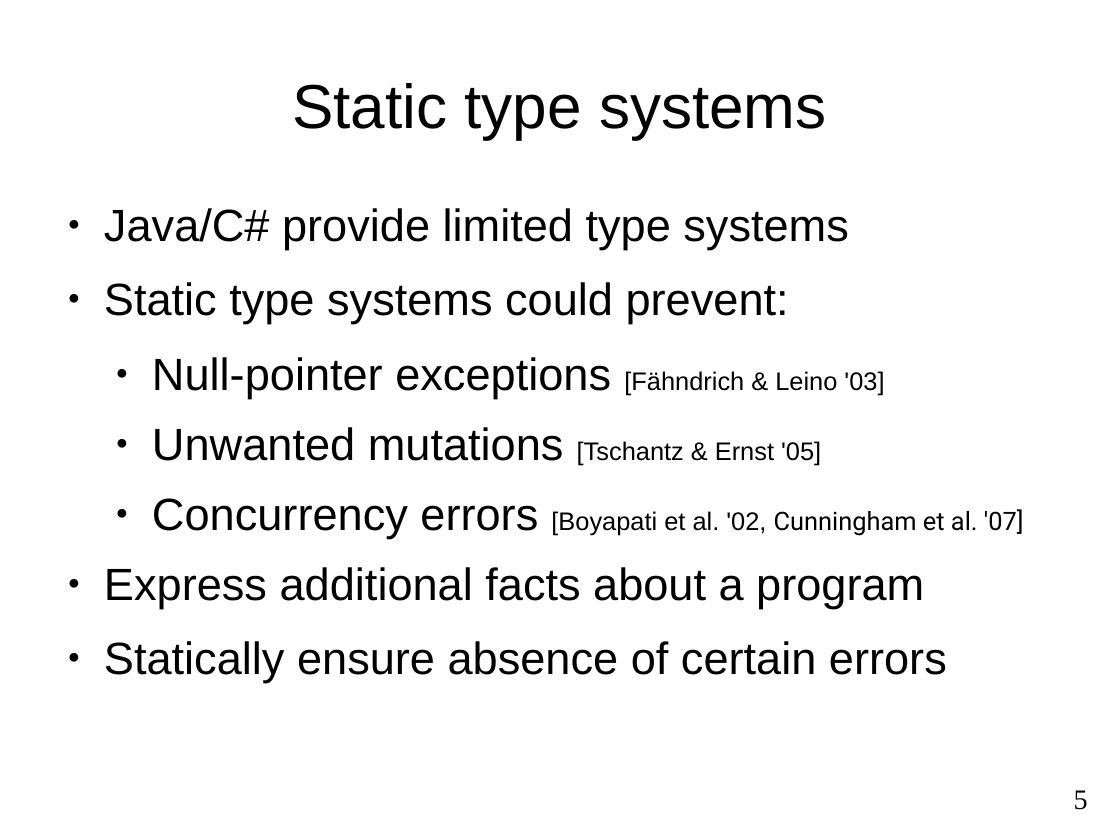
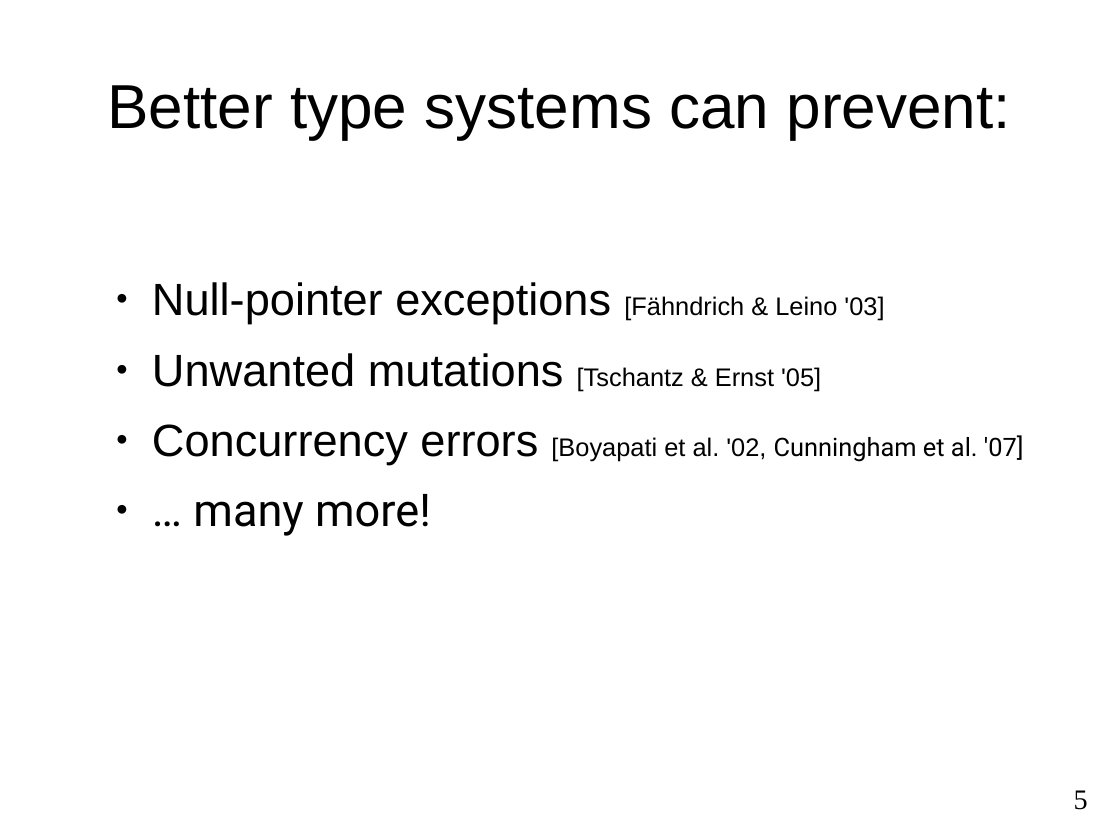
Before and after one commit to reprogrammer/checker-framework, a slide deck: slide 5 of demos/2011-OSBridge/intro.odp. Drawn at 1120x840 pixels with LibreOffice and Linux fonts; fonts in the diff are those of the drawing. Boxes give left, top, right and bottom in pixels: in the first picture for what was removed or moved away, otherwise in the second. Text is boxed around its words. In the diff, an @@ line names an element or a change of style, - is before the commit and + after.

```diff
--- a/demos/2011-OSBridge/intro.odp
+++ b/demos/2011-OSBridge/intro.odp
@@ title at bbox=[107, 85, 1011, 139]: text changed @@
-Static type systems
+Better type systems can prevent:
@@ text at bbox=[104, 208, 849, 324]: paragraphs removed @@
-● Java/C# provide limited type systems
-● Static type systems could prevent:
@@ text at bbox=[193, 494, 431, 536]: text changed; font Arial to Roboto @@
-● Express additional facts about a program
-● Statically ensure absence of certain errors
+  ● … many more!
```
Also in this commit, not shown: 5 other slides changed, 1 slide added, 1 slide removed, 2 other files.
